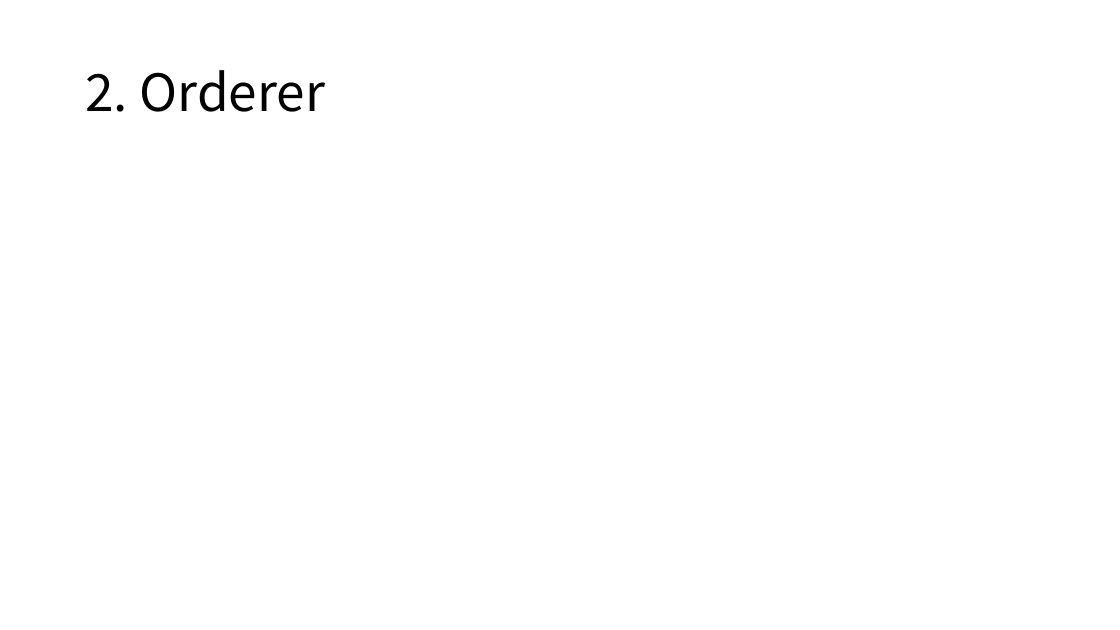
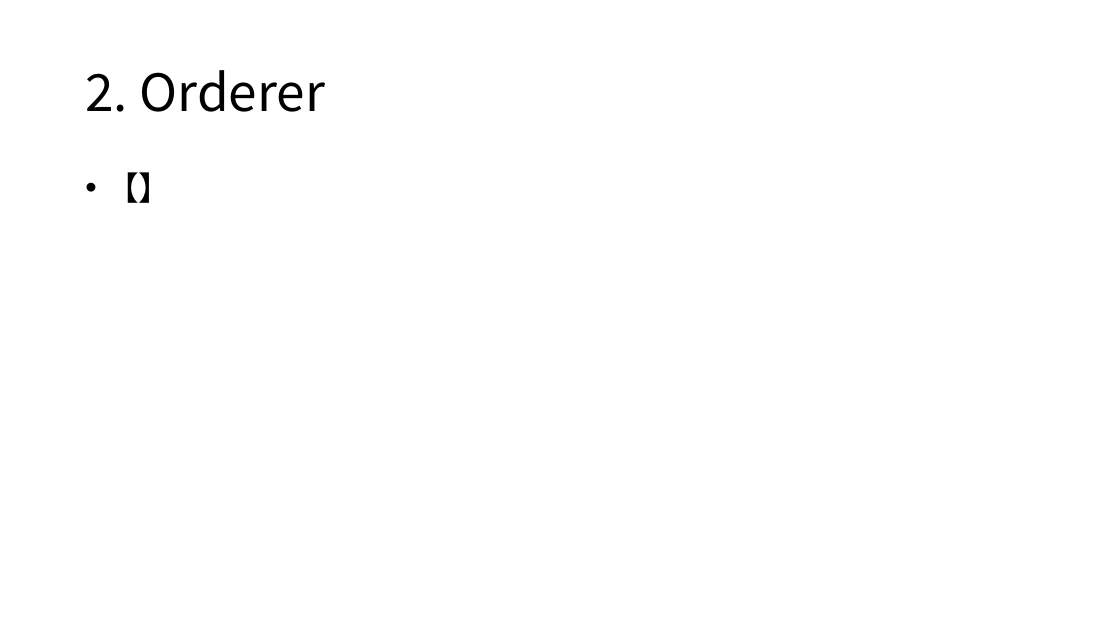
Before and after one commit to freekatz/Blockchain-Notes, a slide deck: slide 13 of fabric notes/【2020.12.26】Fabric Network Runtime Architecture.pptx (slide 8 before the commit). Drawn at 1120x630 pixels with LibreOffice and Linux fonts; fonts in the diff are those of the drawing. Boxes give left, top, right and bottom in pixels: in the first picture for what was removed or moved away, otherwise in the second. Text is boxed around its words. In the diff, an @@ line names an element or a change of style, - is before the commit and + after.

```diff
--- a/fabric notes/【2020.12.26】Fabric Network Runtime Architecture.pptx
+++ b/fabric notes/【2020.12.26】Fabric Network Runtime Architecture.pptx
@@ text added at [106,172,171,203], 28 pt, text #000000 @@
+• 【】
```
Also in this commit, not shown: 3 other slides changed, 9 slides added, 4 other files.
